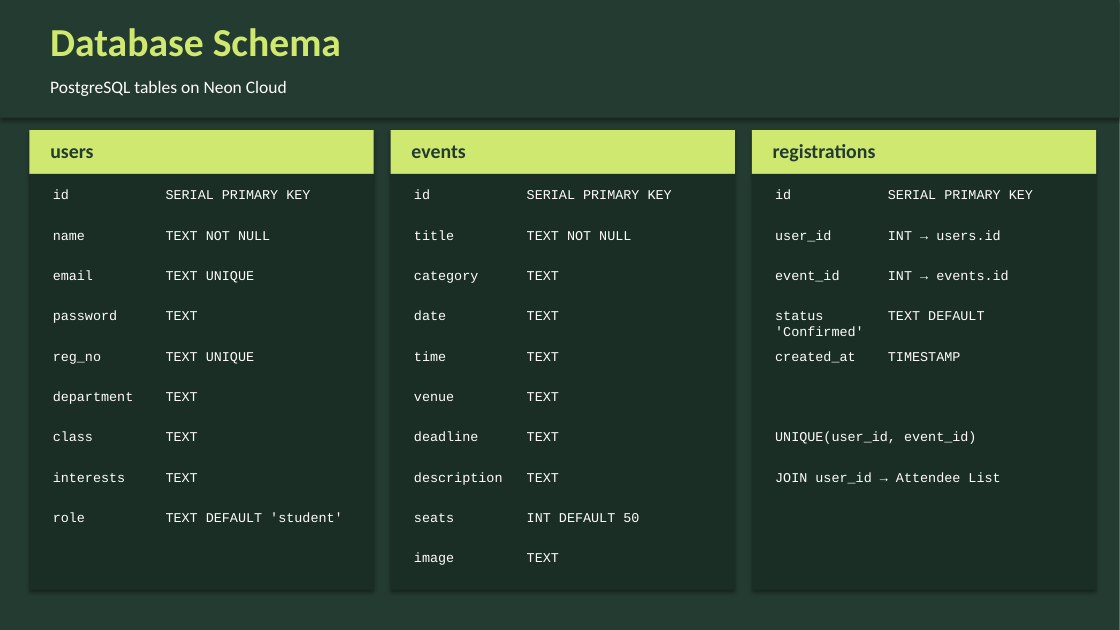
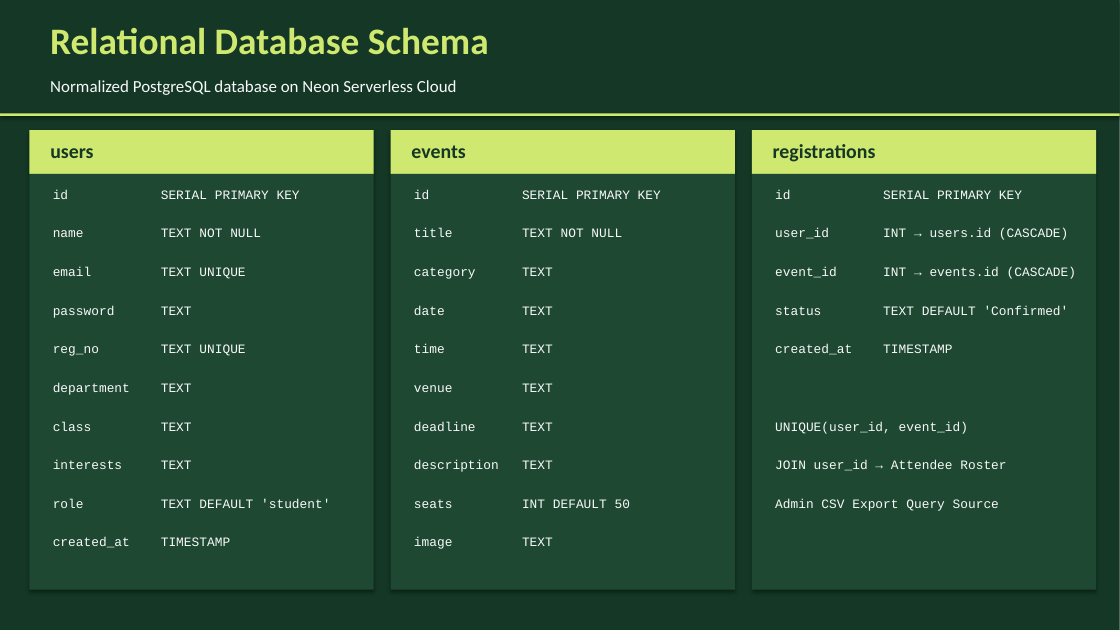
Before and after one commit to Abhi7Prajapathi/Events, a slide deck: slide 9 of CampusCircle_Presentation.pptx. Drawn at 1120x630 pixels with LibreOffice and Linux fonts; fonts in the diff are those of the drawing. Boxes give left, top, right and bottom in pixels: in the first picture for what was removed or moved away, otherwise in the second. Text is boxed around its words. In the diff, an @@ line names an element or a change of style, - is before the commit and + after.

Commit message:
docs: update presentation deck with latest admin controls, CI/CD, and certificate design

```diff
--- a/CampusCircle_Presentation.pptx
+++ b/CampusCircle_Presentation.pptx
@@ rectangle at (0,0,1120,630): fill #243B31 to #143825 @@
@@ rectangle at (0,0,1120,113): fill #243B31 to #143825 @@
@@ rectangle: place and size @@
-rectangle at (0,0,1120,118)
+rectangle at (0,0,1120,113)
@@ text at (50,28,489,55): text changed; size 34 to 32 pt @@
-Database Schema
+Relational Database Schema
@@ text at (50,80,457,95): text changed; size 15 to 14.5 pt; text colour #FFFEFA to #F8F9FA @@
-PostgreSQL tables on Neon Cloud
+Normalized PostgreSQL database on Neon Serverless Cloud
@@ rectangle added at (0,113,1120,116), fill #CFE870 @@
@@ text colour #243B31 to #143825 in 3 elements at (50,148,93,158), (411,145,465,158), (773,144,876,162) @@
@@ fill #1A2E26 to #1E4832 in 3 elements at (391,174,735,590), (752,174,1096,590), (29,174,374,590) @@
@@ text at (775,228,1068,240): text changed; size 11.5 to 11 pt; text colour #FFFEFA to #F8F9FA @@
-user_id INT → users.id
+user_id INT → users.id (CASCADE)
@@ text at (775,267,1076,279): text changed; size 11.5 to 11 pt; text colour #FFFEFA to #F8F9FA @@
-event_id INT → events.id
+event_id INT → events.id (CASCADE)
@@ 3 texts: place and size @@
-3 texts at (53,351,960,364)
+3 texts at (53,344,952,356)
@@ 7 texts: place and size @@
-7 texts at (53,391,976,485)
+7 texts at (53,383,968,472)
@@ text at (775,460,1006,471): text changed; size 11.5 to 11 pt; text colour #FFFEFA to #F8F9FA @@
-JOIN user_id → Attendee List
+JOIN user_id → Attendee Roster
@@ text added at (775,499,999,511), 11 pt, text #F8F9FA @@
+Admin CSV Export Query Source
@@ text added at (53,537,230,548), 11 pt, text #F8F9FA @@
+created_at TIMESTAMP
@@ size 11.5 to 11 pt, text colour #FFFEFA to #F8F9FA in 23 elements at (53,190,300,199), (414,190,661,199), (775,190,1022,199), (53,228,261,237), (414,228,622,237), (53,267,245,279), (414,267,553,279), (53,305,192,318), (414,305,553,315), (775,305,1069,315), (53,344,245,356), (414,344,553,353), (775,344,952,355), (53,383,192,395), (414,383,553,392), (53,421,192,431), (414,421,553,431), (775,421,968,434), (53,460,192,469), (414,460,553,472), (53,499,330,508), (414,499,630,508), (414,537,553,549) @@
@@ 3 texts: place and size @@
-3 texts at (53,512,639,565)
+3 texts at (53,499,630,549)
```
Also in this commit, not shown: 9 other slides changed, 1 slide added, 1 slide removed.
